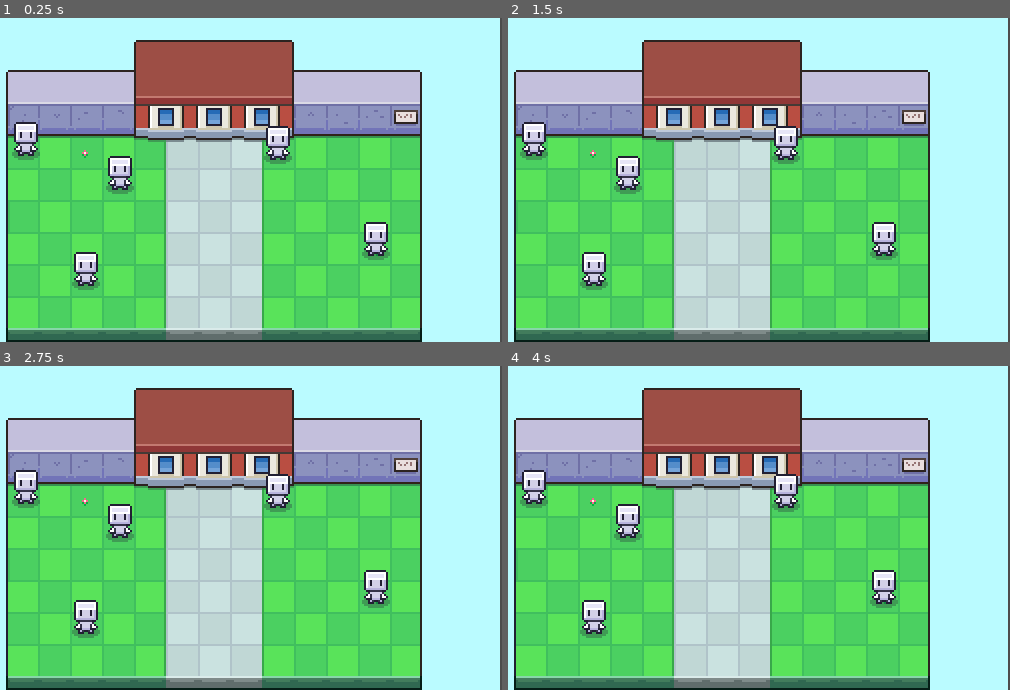
Above: before the commit, frames 1-4 (two rows, left to right).
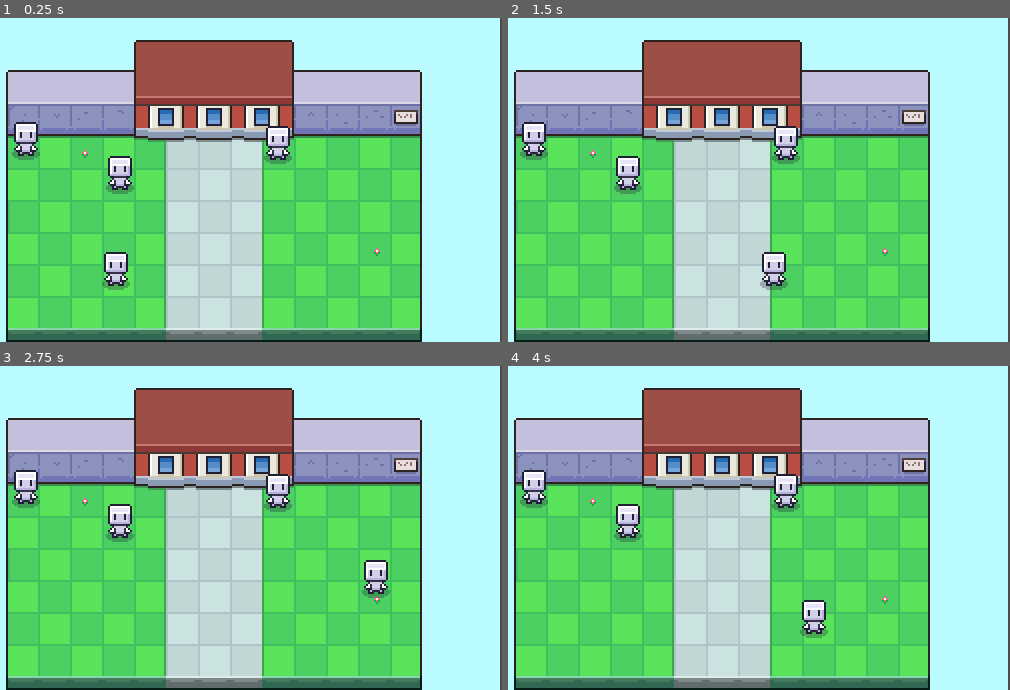
Above: after the commit, the same moments.

Repository: DustinMEastway/godot-sandbox
Game: Godot game, scene res://WorldMap.tscn
Two runs of this game, one before a commit and one after it. Both use one fixed random seed, a clock stepped at 60 frames per second and the inputs below.
Inputs:
- Up to frame 1 (0.25 s): no input
- Up to frame 2 (1.5 s): no input
- Up to frame 3 (2.75 s): no input
- Up to frame 4 (4 s): no input

The runs differ from the first frame. In frame 1, 1.6% of the frame differs, in the area x 14-78%, y 62-84%; in frame 2, 1.6%; in frame 3, 1.1%; in frame 4, 1.6%.

Commit message:
add movement functionality to NPCs

Diff:
--- a/Character.gd
+++ b/Character.gd
@@ -1 +1,3 @@
 extends KinematicBody2D
+
+var speed = 60
--- a/NonPlayerCharacter.gd
+++ b/NonPlayerCharacter.gd
@@ -1,7 +1,47 @@
 extends "res://Character.gd"
 
+# Path for the character to walk (single vector to stand still)
 export var path = [ Vector2(0, 0) ]
 
-# Called when the node enters the scene tree for the first time.
+# Current point the node is moving towards
+var current_point = null
+# Used to go back and forth through the `path`
+var path_direction = 1
+# Length of the current path
+var path_length = 1
+
 func _ready():
 	position = path[0]
+	current_point = path[0]
+	path_length = len(path)
+
+func _physics_process(delta):
+	move_character(delta)
+
+func is_at_current_point():
+	return current_point.distance_to(position) == 0
+
+func move_character(delta):
+	if (path_length <= 1):
+		return
+
+	update_current_point()
+	position = position.move_toward(current_point, delta * speed)
+
+func update_current_point():
+	if (!is_at_current_point()):
+		return
+
+	print('at point ', path.find(position), path.find(current_point))
+
+	var current_index = path.find(current_point)
+
+	if (current_index == -1):
+		current_index = 0
+
+	if (current_index == 0 and path_direction == -1):
+		path_direction = 1
+	elif (current_index == path_length - 1 and path_direction == 1):
+		path_direction = -1
+
+	current_point = path[current_index + path_direction]
--- a/PlayerCharacter.gd
+++ b/PlayerCharacter.gd
@@ -1,6 +1,5 @@
 extends "res://Character.gd"
 
-var speed = 60
 var diagonal_speed = speed / sqrt(2)
 
 var directions_count = 0
--- a/WorldMap.gd
+++ b/WorldMap.gd
@@ -15,8 +15,7 @@
 	var npc_paths = [
 		[ Vector2(97, 72) ],
 		[ Vector2(176, 57) ],
-		[ Vector2(225, 105) ],
-		[ Vector2(80, 120) ]
+		[ Vector2(80, 120), Vector2(225, 120), Vector2(225, 90) ]
 	]
 
 	for npc_path in npc_paths:
